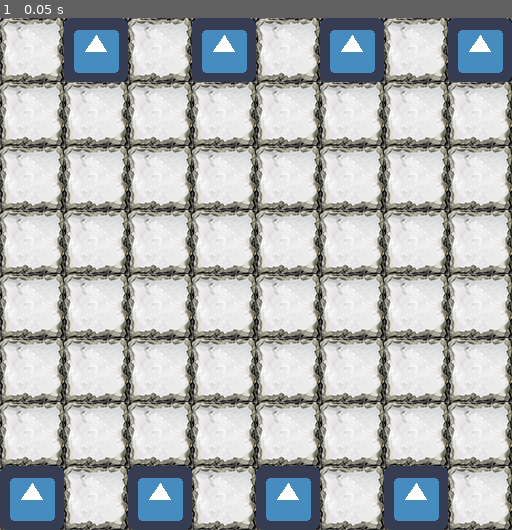
Above: before the commit, frame 1.
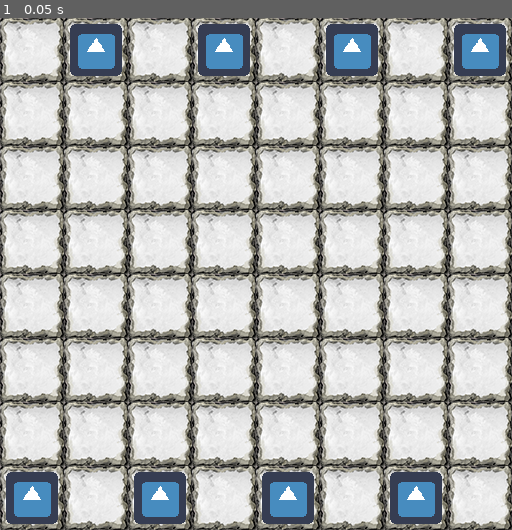
Above: after the commit, the same moment.

Repository: Taleshire/schachpira
Game: Godot game, scene res://level/Level.tscn
Same seed, same stepped clock (60 frames per second), same inputs: the game is played once before the commit and once after it. The engine's default icon, where the game draws it, is replaced by a stand-in: a white triangle on a blue panel in a dark square.
Inputs:
- Up to frame 1 (0.05 s): no input

The runs differ from the first frame. In frame 1, 6.1% of the frame differs, in the area x 0-100%, y 0-100%.

Commit message:
base scale 0.8, 1.0 when selected | added health, moves, initiative and strength | minor refactoring

Diff:
--- a/character/Character.gd
+++ b/character/Character.gd
@@ -3,7 +3,13 @@
 const grid_size : int = 64
 onready var sprite : Sprite = get_node("Sprite")
 
-var speed : int = 200
+export(int) var health : int = 100
+export(int) var moves : int = 4
+export(int) var initiative : int = 100
+export(int) var strenth : int = 10
+
+var speed : int = 250
+
 var nav : Navigation2D = null setget set_nav
 var map : TileMap = null
 var path : PoolVector2Array
@@ -31,19 +37,19 @@
 		else:
 			path.remove(0)
 			if path.size() == 0:
-				set_position(get_tile_position(get_position()))
+				set_position(get_tile_position())
 	pass
 
-func get_tile_position(mouse_position) -> Vector2:
-	return map.world_to_map(mouse_position) * Vector2(grid_size, grid_size) + Vector2(grid_size / 2, grid_size / 2)
+func get_tile_position() -> Vector2:
+	return map.world_to_map(position) * Vector2(grid_size, grid_size) + Vector2(grid_size / 2, grid_size / 2)
 	pass
 
 func reduce_sprite():
+	sprite.scale.x = 0.8
+	sprite.scale.y = 0.8
+	pass
+
+func enlarge_sprite():
 	sprite.scale.x = 1
 	sprite.scale.y = 1
 	pass
-
-func enlarge_sprite():
-	sprite.scale.x = 1.2
-	sprite.scale.y = 1.2
-	pass
--- a/character/Character.tscn
+++ b/character/Character.tscn
@@ -1,6 +1,6 @@
 [gd_scene load_steps=4 format=2]
 
-[ext_resource path="res://character/Character.gd" type="Script" id=1]
+[ext_resource path="res://character/character.gd" type="Script" id=1]
 [ext_resource path="res://icon.png" type="Texture" id=2]
 
 [sub_resource type="RectangleShape2D" id=1]
@@ -9,19 +9,21 @@
 extents = Vector2( 31, 31 )
 
 [node name="Character" type="KinematicBody2D"]
-
 input_pickable = false
 collision_layer = 1
 collision_mask = 1
 collision/safe_margin = 0.08
+motion/sync_to_physics = false
 script = ExtResource( 1 )
 _sections_unfolded = [ "Transform" ]
+health = 100
+initiative = 100
+strenth = 10
 
-[node name="Sprite" type="Sprite" parent="." index="0"]
+[node name="Sprite" type="Sprite" parent="."]
+scale = Vector2( 0.8, 0.8 )
+texture = ExtResource( 2 )
+_sections_unfolded = [ "Transform" ]
 
-texture = ExtResource( 2 )
-_sections_unfolded = [ "Animation", "Offset", "Region", "Transform" ]
-
-[node name="CollisionShape2D" type="CollisionShape2D" parent="." index="1"]
-
+[node name="CollisionShape2D" type="CollisionShape2D" parent="."]
 shape = SubResource( 1 )
